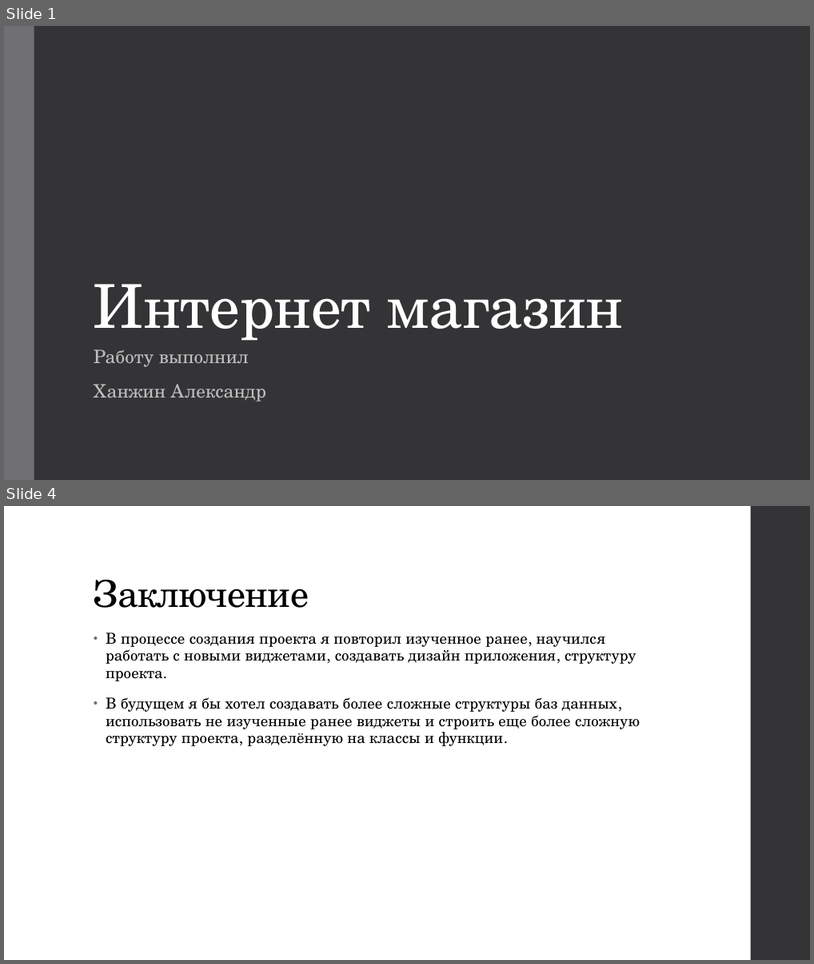
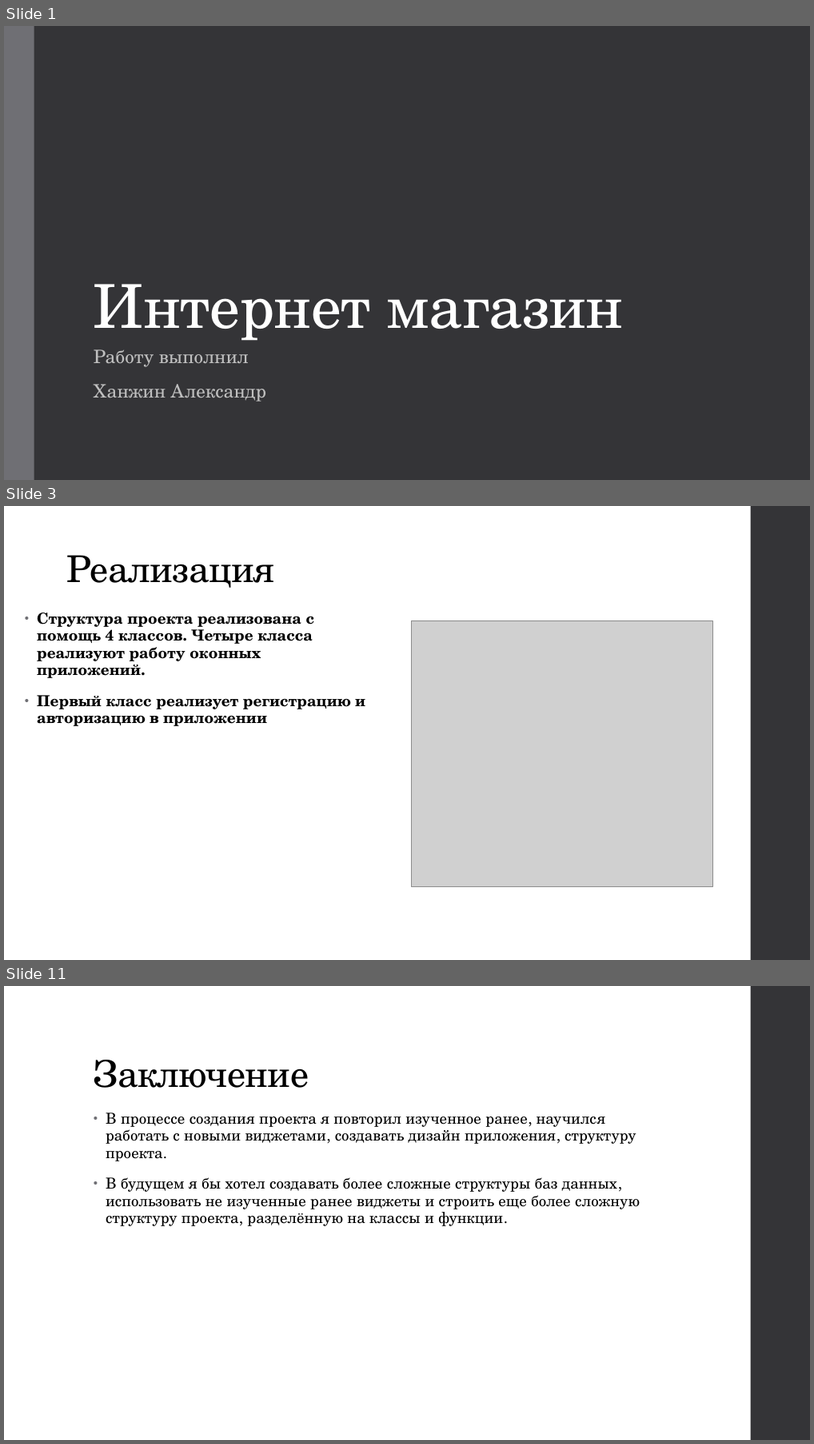
Before and after one commit to Asklit/online_store_public, a slide deck: online_store.pptx. Shown one above the other, each under a label of ours: slides 1 and 4 before the commit, slides 1, 3 and 11 after it; the slides between them are not shown. The pictures are 814x964 and 814x1444 pixels, drawn with LibreOffice and Linux fonts; fonts in the diff are those of the drawing; grey boxes stand for pictures. Boxes give left, top, right and bottom in pixels: in the first picture for what was removed or moved away, otherwise in the second. Text is boxed around its words. In the diff, an @@ line names an element or a change of style, - is before the commit and + after.

```diff
--- a/online_store.pptx
+++ b/online_store.pptx
@@ slide 3 added at [4, 506, 810, 960], background #FFFFFF; not listed: 1 template element that a slide beside it also shows @@
@@ title added at [67, 555, 275, 588], 44 pt, text #000000 @@
+Реализация
@@ text added at [37, 612, 366, 726], 18 pt, text #000000, bold @@
+• Структура проекта реализована с помощь 4 классов. Четыре класса реализуют работу оконных приложений.
+• Первый класс реализует регистрацию и авторизацию в приложении
@@ picture added at [412, 620, 713, 887] @@
@@ what was slide 4 is now slide 11 @@
```
Also in this commit, not shown: 2 slides changed, 6 other slides added.
